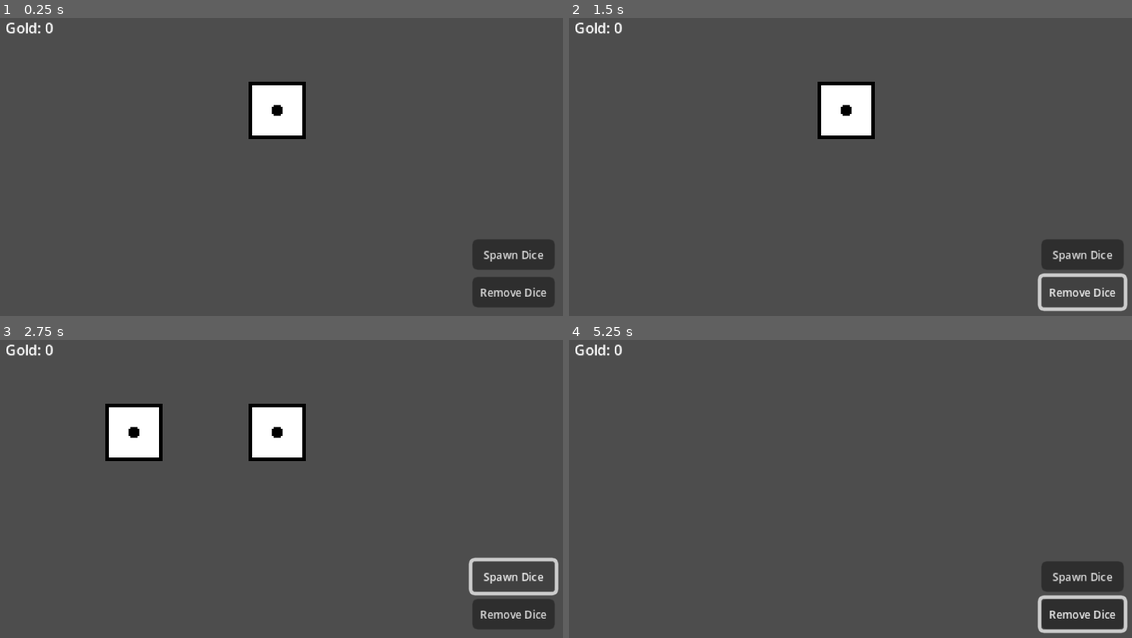
Above: before the commit, frames 1-4 (two rows, left to right).
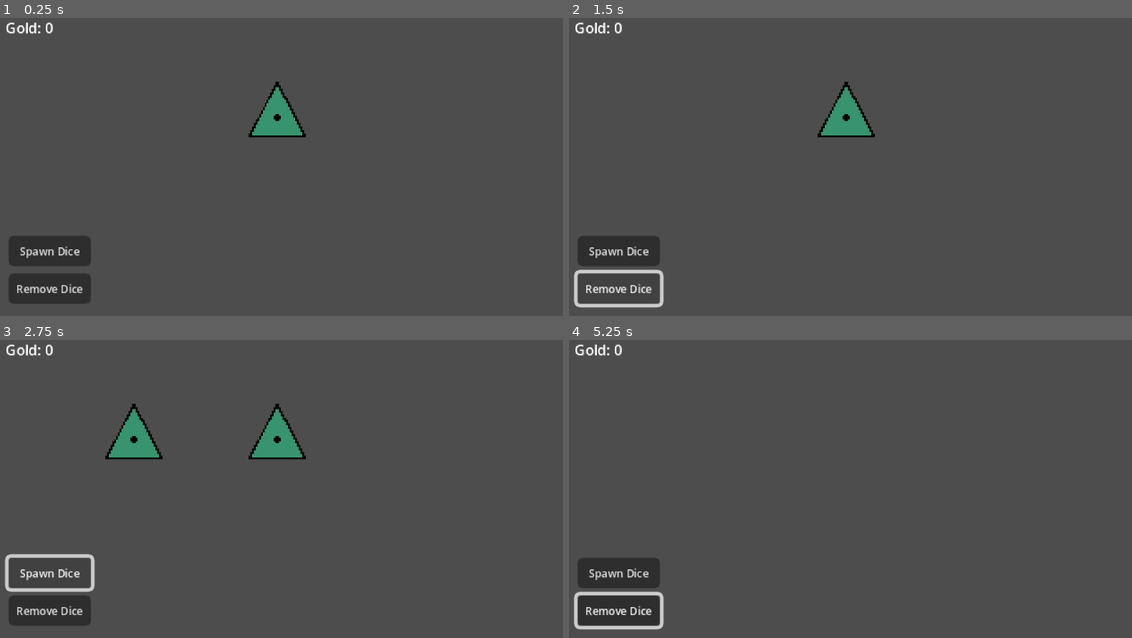
Above: after the commit, the same moments.

Repository: Loethor/crazy_dices
Game: Godot game, scene res://main/game.tscn
Same seed, same stepped clock (60 frames per second), same inputs: the game is played once before the commit and once after it. Before the commit the project starts from res://scenes/game.tscn.
Inputs (mouse positions are in pixels of both pictures, inside the frame that each line leads up to):
- Up to frame 1 (0.25 s): no input
- Up to frame 2 (1.5 s): click "Spawn Dice" at 0.5 s; click "Remove Dice" at 1.25 s
- Up to frame 3 (2.75 s): click "Spawn Dice" at 2 s
- Up to frame 4 (5.25 s): click "Remove Dice" at 2.75 s; click "Spawn Dice" at 3.5 s; click "Remove Dice" at 4.25 s; tap Enter at 5 s; move the mouse to (844, 432) at 5.02 s; click (844, 432) at 5.17 s

The runs differ from the first frame. In frame 1, 7.4% of the frame differs, in the area x 1-99%, y 21-98%; in frame 2, 6.1%; in frame 3, 7.9%, in the area x 0-100%, y 21-98%; in frame 4, 6.6%.

Commit message:
Updated dice script and folder structure

Diff:
--- /dev/null
+++ b/dice/d_4_.tscn
@@ -0,0 +1,20 @@
+[gd_scene load_steps=4 format=3 uid="uid://uknn3h2no3y4"]
+
+[ext_resource type="Script" uid="uid://dcgabe1v2bon4" path="res://dice/dice.gd" id="1_ns13l"]
+[ext_resource type="Texture2D" uid="uid://bgfhse4jdmoc7" path="res://assets/d4.png" id="2_ps7yq"]
+
+[sub_resource type="RectangleShape2D" id="RectangleShape2D_o4grw"]
+size = Vector2(32, 32)
+
+[node name="D4_" type="Area2D"]
+script = ExtResource("1_ns13l")
+
+[node name="Sprite2D" type="Sprite2D" parent="."]
+texture = ExtResource("2_ps7yq")
+hframes = 4
+frame = 1
+
+[node name="CollisionShape2D" type="CollisionShape2D" parent="."]
+shape = SubResource("RectangleShape2D_o4grw")
+
+[connection signal="input_event" from="." to="." method="_on_input_event"]
--- a/scenes/d_6.tscn
+++ b/dice/d_6_.tscn
@@ -1,16 +1,17 @@
 [gd_scene load_steps=4 format=3 uid="uid://p6b6xno8tuse"]
 
-[ext_resource type="Texture2D" uid="uid://bdmxjowgpbx32" path="res://assets/d6.png" id="1_3vpph"]
-[ext_resource type="Script" uid="uid://dcgabe1v2bon4" path="res://scripts/d_6.gd" id="1_ejwej"]
+[ext_resource type="Script" uid="uid://dcgabe1v2bon4" path="res://dice/dice.gd" id="1_ibbqk"]
+[ext_resource type="Texture2D" uid="uid://bdmxjowgpbx32" path="res://assets/d6.png" id="2_fan6a"]
 
 [sub_resource type="RectangleShape2D" id="RectangleShape2D_3vpph"]
 size = Vector2(32, 32)
 
 [node name="D6_" type="Area2D"]
-script = ExtResource("1_ejwej")
+script = ExtResource("1_ibbqk")
+dice_type = 1
 
 [node name="Sprite2D" type="Sprite2D" parent="."]
-texture = ExtResource("1_3vpph")
+texture = ExtResource("2_fan6a")
 hframes = 6
 
 [node name="CollisionShape2D" type="CollisionShape2D" parent="."]
--- a/scripts/d_6.gd
+++ b/dice/dice.gd
@@ -1,23 +1,24 @@
+class_name Dice
 extends Area2D
-class_name D6
+
+signal rolled(rolled_value:int, gold_value:int)
+
+@export var dice_type: Types.DICE_TYPE
+
+var dice_stats: DiceStats
+var number_of_faces: int
 
 @onready var sprite_2d: Sprite2D = $Sprite2D
 @onready var collision_shape_2d: CollisionShape2D = $CollisionShape2D
 
-const SIX_FACES = 6
-var dice_stats:DiceStats
-var number_of_faces:int = 0
-
-signal rolled(rolled_value:int, gold_value:int)
-
 func _ready():
 	randomize()
-	dice_stats = DiceStats.new(Types.DICE_TYPE.D6)
+	dice_stats = DiceStats.new(dice_type)
 	number_of_faces = dice_stats.number_of_faces
 	_setup_sprite()
 
 func _setup_sprite() -> void:
-	sprite_2d.hframes = SIX_FACES
+	sprite_2d.hframes = number_of_faces
 	sprite_2d.vframes = 1
 	sprite_2d.frame = 0
 
--- a/scripts/game.gd
+++ b/main/game.gd
@@ -1,24 +1,32 @@
 extends Node2D
 
-const D_6 = preload("uid://p6b6xno8tuse")
+const D_6 := preload("uid://p6b6xno8tuse")
+const D_4 := preload("uid://uknn3h2no3y4")
+
 @onready var dice_positions: Node2D = $DicePositions
 @onready var gold_label: Label = $CanvasLayer/GoldLabel
 @onready var dices: Node2D = $Dices
+@onready var debug: VBoxContainer = $CanvasLayer/Debug
 
 var current_position: int = 0
 var player_gold:int = 0
 
+@export var is_debug_enabled:bool = true
+
 func _ready() -> void:
+	debug.visible = is_debug_enabled
 	_spawn_dice()
 	_update_gold_label(player_gold)
 
 
 func _spawn_dice():
 	if current_position < 6:
-		var d6: D6 = D_6.instantiate()
-		d6.position = get_current_position()
-		d6.rolled.connect(_update_player_gold)
-		dices.add_child(d6)
+		var dice_scenes:Array[PackedScene] = [D_4,D_6]
+		var random_dice = dice_scenes.pick_random()
+		var dice: Dice = random_dice.instantiate()
+		dice.position = get_current_position()
+		dice.rolled.connect(_update_player_gold)
+		dices.add_child(dice)
 		current_position += 1
 
 func _remove_dice():
--- a/scenes/game.tscn
+++ b/main/game.tscn
@@ -1,7 +1,7 @@
 [gd_scene load_steps=3 format=3 uid="uid://v10y3nhhyxhp"]
 
-[ext_resource type="Script" uid="uid://cddv0js8q6o4n" path="res://scripts/dice_position.gd" id="1_uwrxv"]
-[ext_resource type="Script" uid="uid://bwsg7f7qqj0ft" path="res://scripts/game.gd" id="1_yqjtg"]
+[ext_resource type="Script" uid="uid://cddv0js8q6o4n" path="res://dice/dice_position.gd" id="1_uwrxv"]
+[ext_resource type="Script" uid="uid://bwsg7f7qqj0ft" path="res://main/game.gd" id="1_yqjtg"]
 
 [node name="Game" type="Node2D"]
 script = ExtResource("1_yqjtg")
@@ -42,16 +42,13 @@
 [node name="CanvasLayer" type="CanvasLayer" parent="."]
 
 [node name="Debug" type="VBoxContainer" parent="CanvasLayer"]
-anchors_preset = 3
-anchor_left = 1.0
+anchors_preset = 2
 anchor_top = 1.0
-anchor_right = 1.0
 anchor_bottom = 1.0
-offset_left = -51.0
-offset_top = -48.0
-offset_right = -5.0
-offset_bottom = -8.0
-grow_horizontal = 0
+offset_left = 10.0
+offset_top = -50.0
+offset_right = 56.0
+offset_bottom = -10.0
 grow_vertical = 0
 
 [node name="SpawnDiceButton" type="Button" parent="CanvasLayer/Debug"]
Renamed: scripts/d_6.gd.uid -> dice/dice.gd.uid
Renamed: scripts/dice_position.gd -> dice/dice_position.gd
Renamed: scripts/dice_position.gd.uid -> dice/dice_position.gd.uid
Renamed: scripts/dice_slot.gd -> dice/dice_slot.gd
Renamed: scripts/dice_slot.gd.uid -> dice/dice_slot.gd.uid
Renamed: scripts/dice_stats.gd -> dice/dice_stats.gd
Renamed: scripts/dice_stats.gd.uid -> dice/dice_stats.gd.uid
Renamed: scripts/game.gd.uid -> main/game.gd.uid
Not shown, removed: scenes/game.tscn1020174585.tmp
